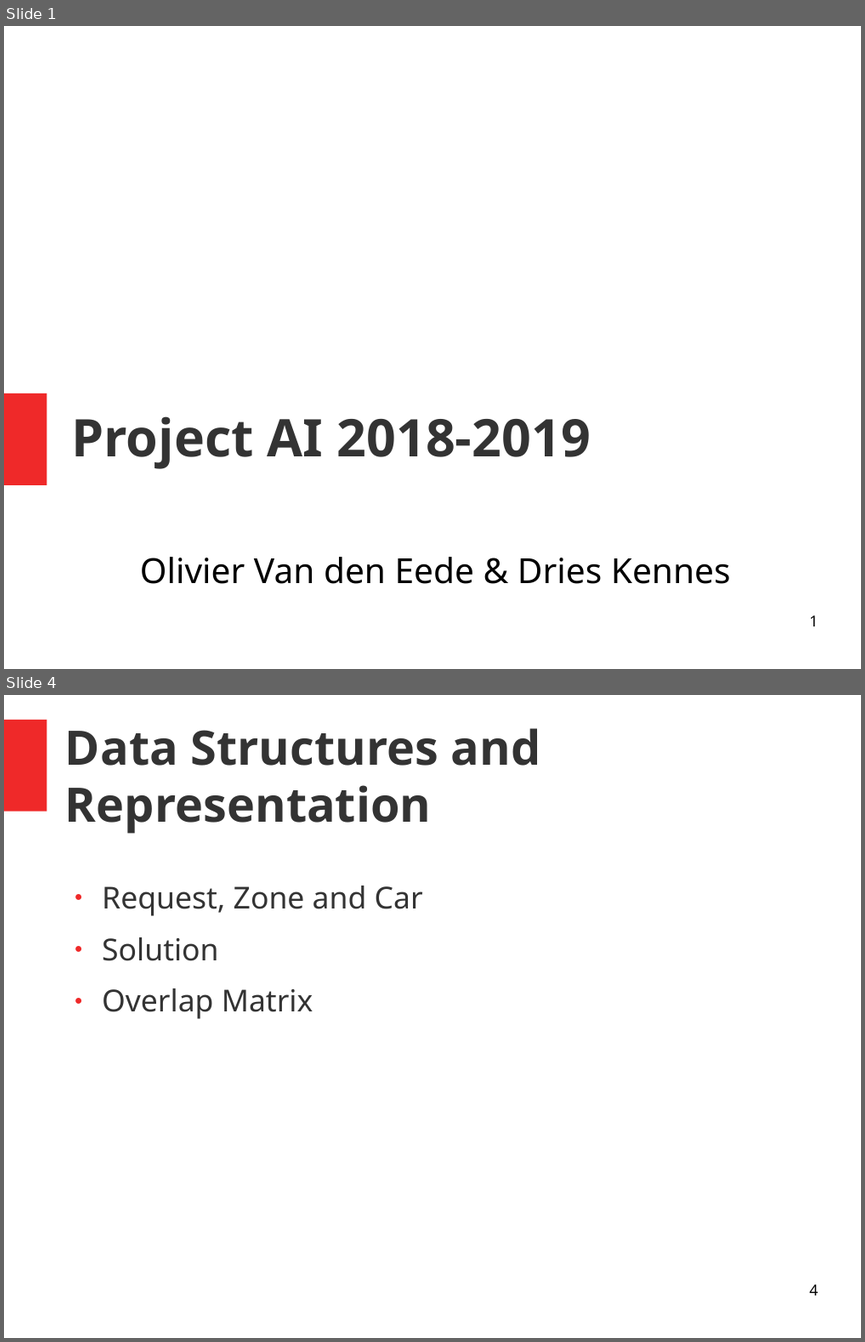
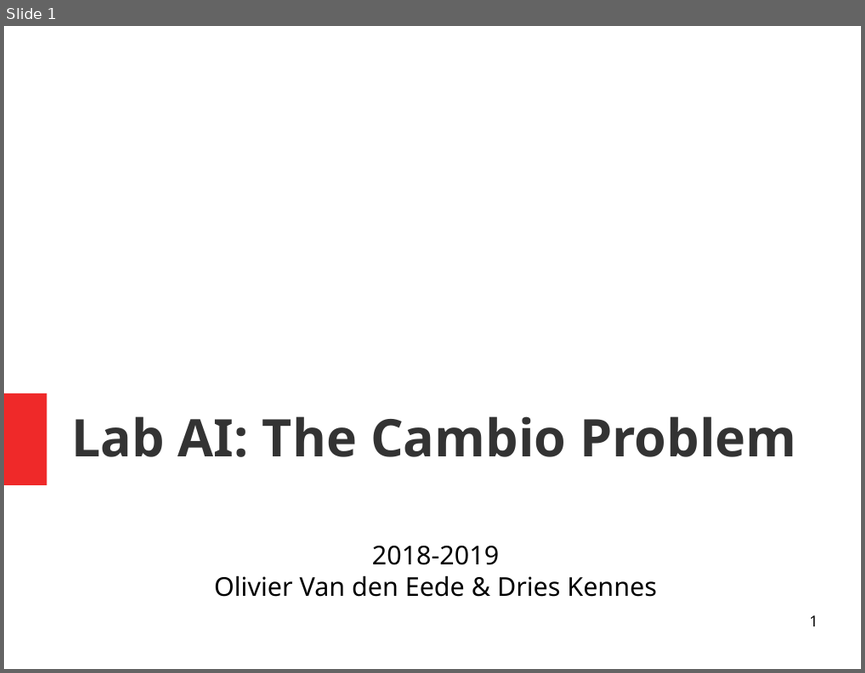
Before and after one commit to dries007/ProjectAI-CarSharing, a slide deck: Paper/ppt/presentation.odp. Shown one above the other, each under a label of ours: slides 1 and 4 before the commit, slide 1 after it; the slides between them are not shown. The pictures are 865x1342 and 865x673 pixels, drawn with LibreOffice and Linux fonts; fonts in the diff are those of the drawing. Boxes give left, top, right and bottom in pixels: in the first picture for what was removed or moved away, otherwise in the second. Text is boxed around its words. In the diff, an @@ line names an element or a change of style, - is before the commit and + after.

Commit message:
Presentation & Typos in paper

```diff
--- a/Paper/ppt/presentation.odp
+++ b/Paper/ppt/presentation.odp
@@ slide 4 removed at (4,695,861,1338), background #FFFFFF @@
@@ rectangle removed at (4,719,46,811) @@
@@ title removed at (65,728,541,834) @@
-Data Structures and Representation
@@ text removed at (102,885,423,1019) @@
-● Request, Zone and Car
-● Solution
-● Overlap Matrix
@@ page number removed at (809,1284,817,1295) @@
-4
@@ slide 1 changed as well @@
@@ title at (71,416,796,457): text changed @@
-Project AI 2018-2019
+Lab AI: The Cambio Problem
@@ subtitle at (372,545,499,565): paragraph added @@
+2018-2019
@@ subtitle at (214,575,656,596): size 32 to 24 pt in "Olivier Van den Eede & Dries Kennes" @@
```
Also in this commit, not shown: 9 other slides changed, 7 slides added, 7 other slides removed, 3 other files.
